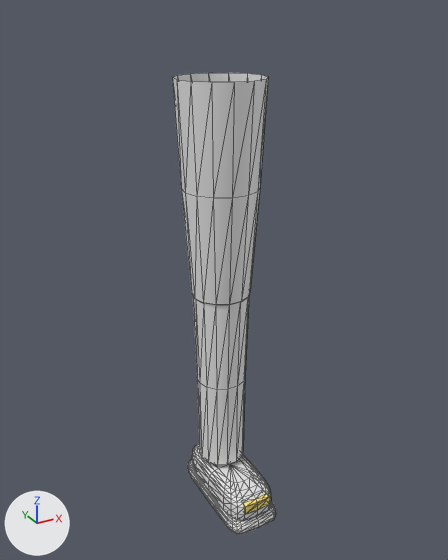
A saved change to the FBX model Assets/_Project/Art/Models/player_leg.fbx.
Rendered twice from a camera (50 mm lens) standing at (-0.55, -1.013, 0.113) and looking at (-0.004, -0.021, -0.383). Every picture has the same lights, and +X, +Y and +Z are marked at lower left. The first picture is the older version. Mesh edges are drawn as thin lines. Where no turn or scale is listed for an object, it has been applied to the vertices. Vertices at exactly the same position are counted once.

Script lines for the objects in view, before the commit:
```python
me_player_leg = bpy.data.meshes.new('player_leg')
me_player_leg.from_pydata(...)  # 536 vertices, 1004 faces; spans x -0.085..0.085, y -0.165..0.085, z -0.915..0.0
# faces by material slot: [112, 440, 440, 12]
me_player_leg.materials.append(mat_pants)  # white #e7e7e7
me_player_leg.materials.append(mat_sneaker)  # white #e7e7e7
me_player_leg.materials.append(mat_light)  # white #f9f9f9
me_player_leg.materials.append(mat_accent)  # yellow #ffe77c
ob_player_leg = bpy.data.objects.new('player_leg', me_player_leg)
ob_player_leg.location = (0.0, 0.0, 0.0)
```
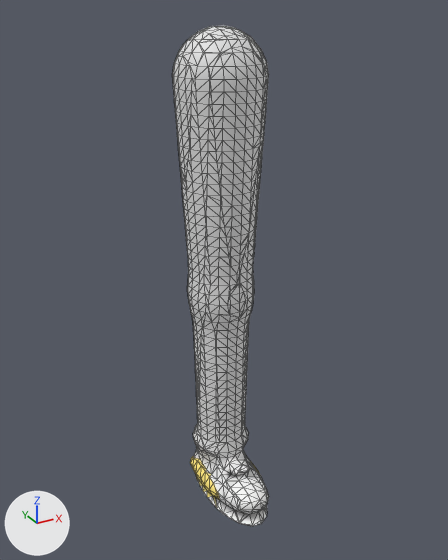
What changed in the scene script:
```text
Add mat_jacket:
    mat_jacket = principled_material('Jacket')
    mat_jacket.base_color = (0.8, 0.8, 0.8)  # white #e7e7e7
Change me_player_leg:
    used by ob_player_leg; location = (0.0, 0.0, 0.0)
    remove me_player_leg.from_pydata(...)  # 536 vertices, 1004 faces; spans x -0.085..0.085, y -0.165..0.085, z -0.915..0.0
    add me_player_leg.from_pydata(...)  # 1611 vertices, 3218 faces; spans x -0.085..0.085, y -0.169..0.089, z -0.918..0.085
    me_player_leg part 1: the loose piece of 42 vertices spanning x -0.085..0.085, y -0.083..0.083, z -0.42..0.0 is rebuilt with 1611 vertices and now spans x -0.085..0.085, y -0.169..0.089, z -0.918..0.085
    me_player_leg part 2: the loose piece of 42 vertices spanning x -0.058..0.058, y -0.057..0.057, z -0.82..-0.42 is deleted
    me_player_leg part 3: the loose piece of 8 vertices spanning x -0.03..0.03, y -0.16..-0.14, z -0.86..-0.84 is deleted
    me_player_leg part 4: 444 vertices removed from x -0.058..0.058, y -0.165..0.085, z -0.915..-0.83
    add me_player_leg.materials.append(mat_jacket)  # white #e7e7e7
```

Pixel boxes (x1, y1, x2, y2) of what changed, in the pictures (448 x 560 px):
'player_leg', reshaped (7% narrower, 8% taller): before (172, 73, 276, 534); after (172, 26, 269, 526)
part 1 of me_player_leg, rebuilt (115% taller): before (172, 73, 268, 305); after (172, 26, 269, 526)
part 2 of me_player_leg, deleted: before (193, 297, 249, 465)
part 3 of me_player_leg, deleted: before (243, 493, 270, 514)
part 4 of me_player_leg, deleted: before (188, 444, 276, 534)
